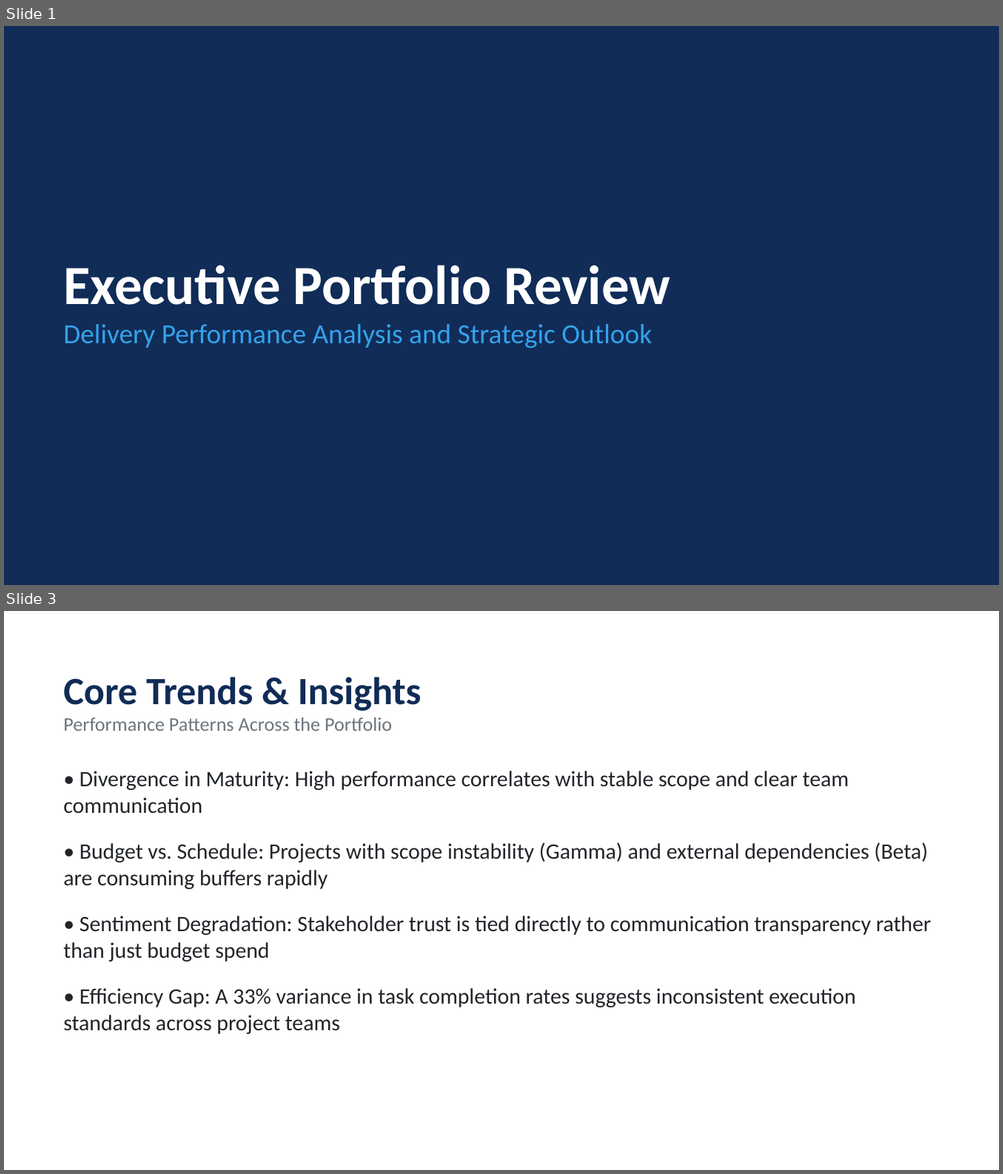
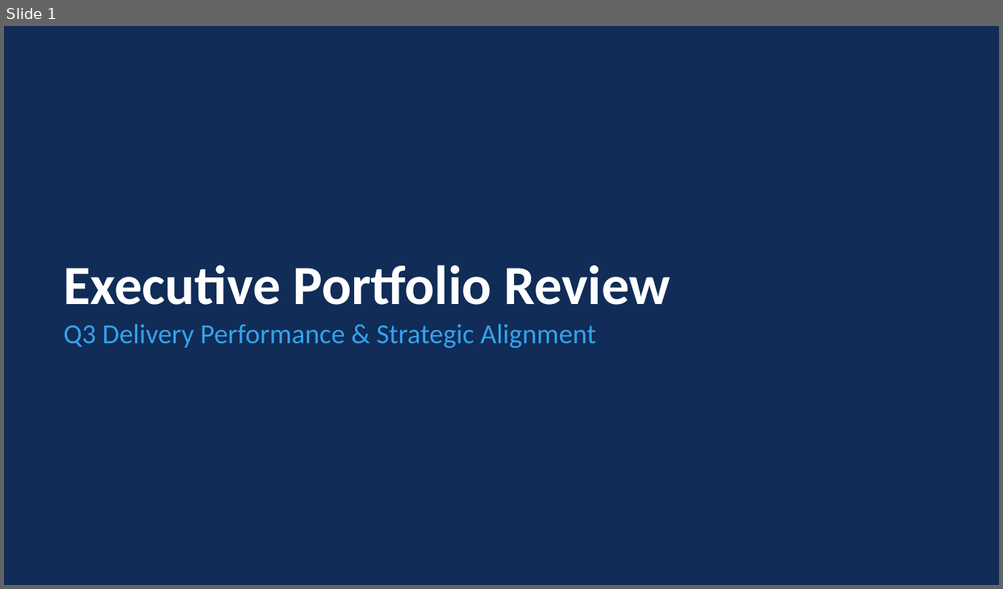
Before and after one commit to Faiz1314/project-health-agent1, a slide deck: outputs/Monthly_Executive_Report.pptx. Shown one above the other, each under a label of ours: slides 1 and 3 before the commit, slide 1 after it; the slides between them are not shown. The pictures are 1003x1174 and 1003x589 pixels, drawn with LibreOffice and Linux fonts; fonts in the diff are those of the drawing. Boxes give left, top, right and bottom in pixels: in the first picture for what was removed or moved away, otherwise in the second. Text is boxed around its words. In the diff, an @@ line names an element or a change of style, - is before the commit and + after.

```diff
--- a/outputs/Monthly_Executive_Report.pptx
+++ b/outputs/Monthly_Executive_Report.pptx
@@ slide 3 removed at [4, 611, 999, 1170], background #FFFFFF @@
@@ text removed at [63, 677, 421, 731] @@
-Core Trends & Insights
-Performance Patterns Across the Portfolio
@@ text removed at [63, 771, 931, 1034] @@
-• Divergence in Maturity: High performance correlates with stable scope and clear team communication
-• Budget vs. Schedule: Projects with scope instability (Gamma) and external dependencies (Beta) are consuming buffers rapidly
-• Sentiment Degradation: Stakeholder trust is tied directly to communication transparency rather than just budget spend
-• Efficiency Gap: A 33% variance in task completion rates suggests inconsistent execution standards across project teams
@@ slide 1 changed as well @@
@@ text at [63, 324, 596, 349]: text changed @@
-Delivery Performance Analysis and Strategic Outlook
+Q3 Delivery Performance & Strategic Alignment
```
Also in this commit, not shown: 3 other slides changed, 2 slides added, 1 other slide removed, 7 other files.
